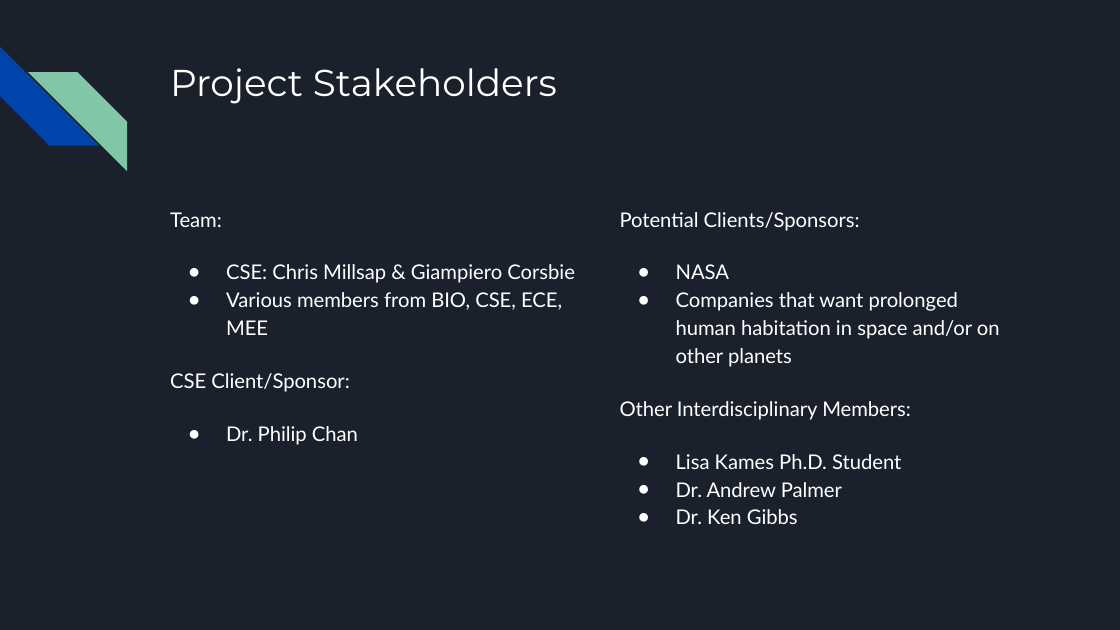
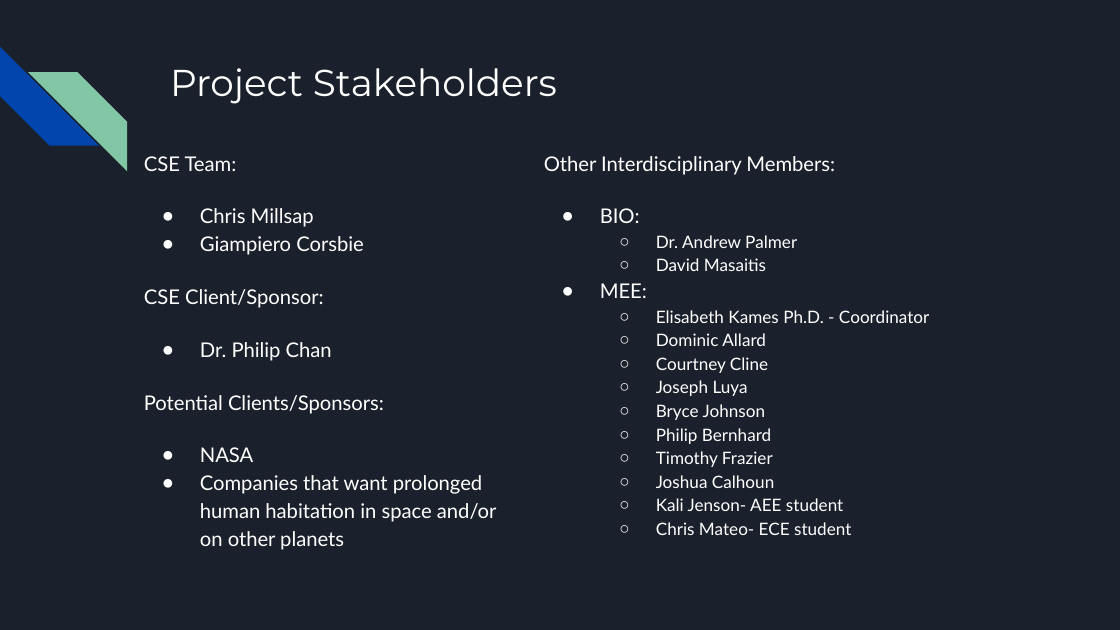
Before and after one commit to killsap/automated-multi-cycle-farming-in-space-website, a slide deck: slide 2 of docs/ProjectPlanPresentation.pptx. Drawn at 1120x630 pixels with LibreOffice and Linux fonts; fonts in the diff are those of the drawing. Boxes give left, top, right and bottom in pixels: in the first picture for what was removed or moved away, otherwise in the second. Text is boxed around its words. In the diff, an @@ line names an element or a change of style, - is before the commit and + after.

```diff
--- a/docs/ProjectPlanPresentation.pptx
+++ b/docs/ProjectPlanPresentation.pptx
@@ text "CSE Team:" moved from (x1=170, y1=212, x2=575, y2=445) to (x1=144, y1=156, x2=497, y2=550) @@
@@ text "Other Interdisciplinary Members:" moved from (x1=620, y1=212, x2=1000, y2=524) to (x1=544, y1=156, x2=929, y2=535) @@
@@ text at (x1=144, y1=156, x2=364, y2=255): text changed @@
-Team:
-● CSE: Chris Millsap & Giampiero Corsbie
-● Various members from BIO, CSE, ECE, MEE
+CSE Team:
+● Chris Millsap
+● Giampiero Corsbie
@@ text at (x1=544, y1=156, x2=835, y2=248): size 13 to 11 pt in "Dr. Andrew Palmer"; less space between paragraphs; bullet ● to ○; list level 1 to 2 in "Dr. Andrew Palmer" @@
@@ text at (x1=600, y1=208, x2=640, y2=223): text changed @@
-● Lisa Kames Ph.D. Student
+● BIO:
@@ text at (x1=620, y1=212, x2=1000, y2=367): paragraphs removed @@
-Potential Clients/Sponsors:
-● NASA
-● Companies that want prolonged human habitation in space and/or on other planets
@@ text at (x1=600, y1=258, x2=929, y2=535): text changed; size 13 to 11 pt @@
-● Dr. Ken Gibbs
+  ○ David Masaitis
+● MEE:
+  ○ Elisabeth Kames Ph.D. - Coordinator
+  ○ Dominic Allard
+  ○ Courtney Cline
+  ○ Joseph Luya
+  ○ Bryce Johnson
+  ○ Philip Bernhard
+  ○ Timothy Frazier
+  ○ Joshua Calhoun
+  ○ Kali Jenson- AEE student
+  ○ Chris Mateo- ECE student
@@ text at (x1=144, y1=395, x2=497, y2=550): paragraphs added @@
+Potential Clients/Sponsors:
+● NASA
+● Companies that want prolonged human habitation in space and/or on other planets
```
Also in this commit, not shown: 3 other slides changed, 1 other file.
